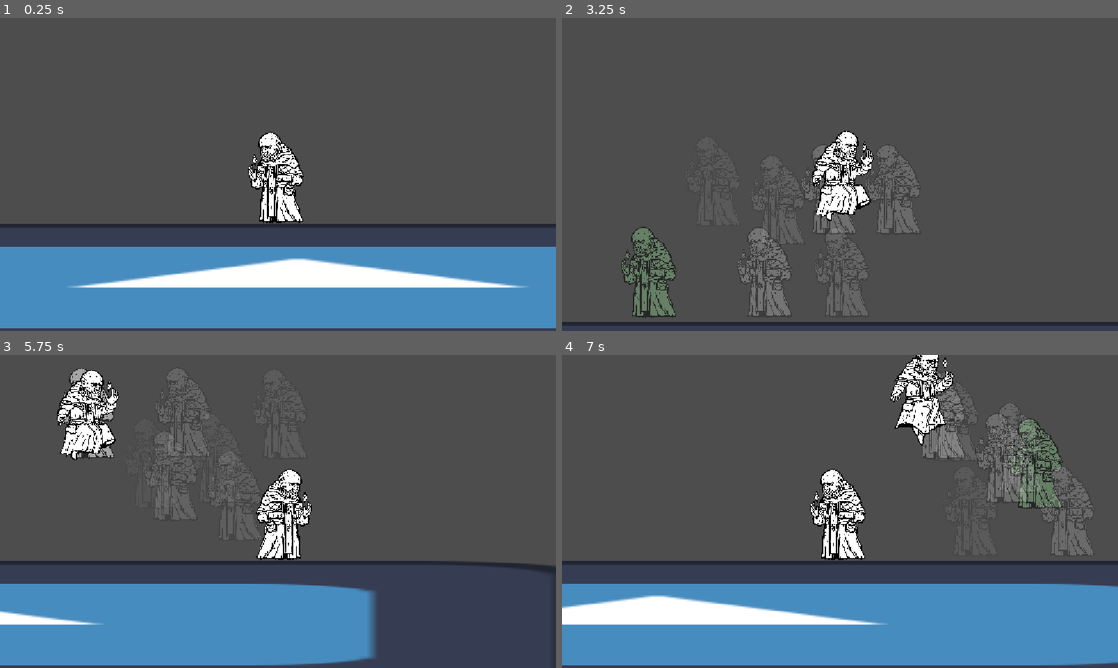
Above: before the commit, frames 1-4 (two rows, left to right).
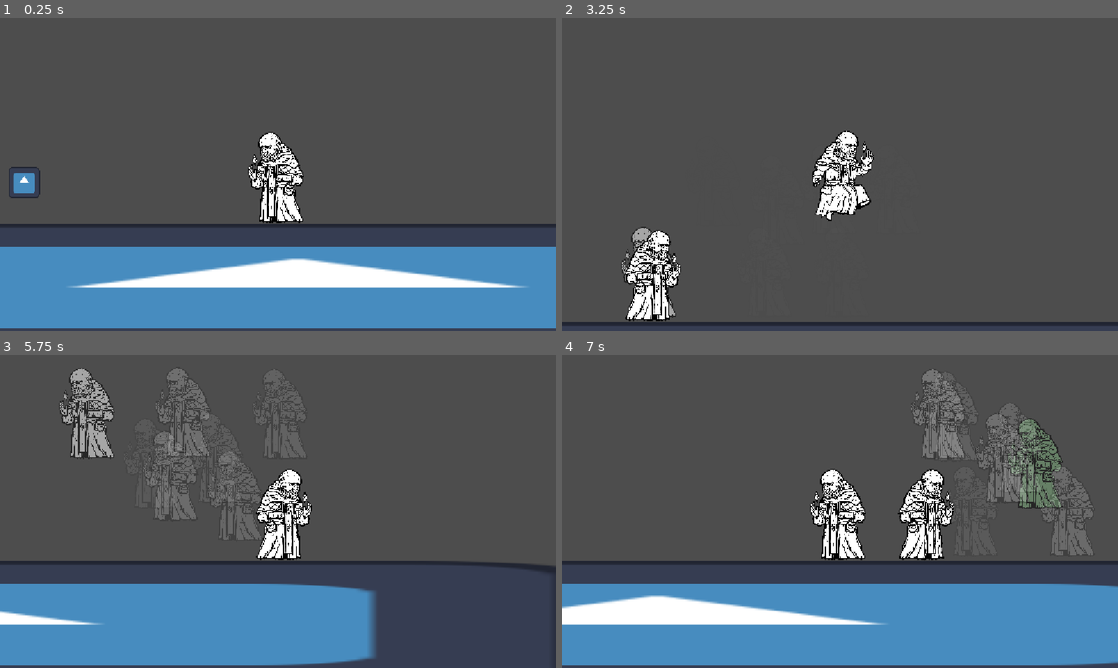
Above: after the commit, the same moments.

Repository: gostke/timeverns
Game: Godot game, scene res://levels/test_level.tscn
Same seed, same stepped clock (60 frames per second), same inputs: the game is played once before the commit and once after it. The engine's default icon, where the game draws it, is replaced by a stand-in: a white triangle on a blue panel in a dark square.
Inputs:
- Up to frame 1 (0.25 s): no input
- Up to frame 2 (3.25 s): hold D (right) 0.53-2.03 s; tap 1 (clone, bound only after the commit) at 0.6, 3.05 s; tap W (up) at 0.77, 1.07, 1.52, 1.82, 2.3, 2.85, 3.02 s; tap Q (clone, bound only before the commit) at 0.8, 1.35 s; tap E (use) at 1.55, 2.1 s; hold A (left) 2.03-2.78 s; hold D (right) from 2.78 s (still down)
- Up to frame 3 (5.75 s): tap W (up) at 3.32, 3.77, 4.07, 4.52, 4.82, 5.3 s; tap 1 (clone, bound only after the commit) at 3.6 s; tap Q (clone, bound only before the commit) at 3.8, 4.35 s; release D (right) at 4.28 s; hold A (left) 4.28-5.03 s; tap E (use) at 4.55, 5.1 s; hold D (right) from 5.03 s (still down)
- Up to frame 4 (7 s): release D (right) at 5.78 s; hold A (left) from 5.78 s (still down); tap 1 (clone, bound only after the commit) at 5.85 s; tap W (up) at 6.02, 6.32, 6.77 s; tap Q (clone, bound only before the commit) at 6.6 s

The runs differ from the first frame. In frame 1, 0.3% of the frame differs, in the area x 1-8%, y 47-58%; in frame 2, 4.7%, in the area x 10-65%, y 40-97%; in frame 3, 2.0%; in frame 4, 3.8%.

Commit message:
itemy

Diff:
--- a/item.gd
+++ /dev/null
@@ -1,2 +0,0 @@
-extends Area2D
-class_name Item
--- /dev/null
+++ b/items/item.gd
@@ -0,0 +1,9 @@
+@abstract
+extends RigidBody2D
+class_name Item
+
+var picked: bool = false
+
+@abstract func use() -> void
+@abstract func on_pick_up() -> void
+@abstract func on_put_down() -> void
--- a/items/item.tscn
+++ b/items/item.tscn
@@ -1,6 +1,6 @@
 [gd_scene load_steps=2 format=3 uid="uid://1yk5vumiqfye"]
 
-[ext_resource type="Script" uid="uid://bwxermarh82fy" path="res://item.gd" id="1_pxpuq"]
+[ext_resource type="Script" uid="uid://bwxermarh82fy" path="res://items/item.gd" id="1_pxpuq"]
 
 [node name="Item" type="Area2D"]
 script = ExtResource("1_pxpuq")
--- /dev/null
+++ b/items/test_item.gd
@@ -0,0 +1,10 @@
+extends Item
+
+func use() -> void:
+	print("used!")
+
+func on_pick_up() -> void:
+	print("picked up!")
+
+func on_put_down() -> void:
+	print("put down!")
--- /dev/null
+++ b/items/test_item.tscn
@@ -0,0 +1,18 @@
+[gd_scene load_steps=4 format=3 uid="uid://tfal2q2qqu0e"]
+
+[ext_resource type="Script" uid="uid://bsu5gtaicco51" path="res://items/test_item.gd" id="1_i8ldy"]
+[ext_resource type="Texture2D" uid="uid://bqxn11rl4ljcr" path="res://icon.svg" id="2_gw73d"]
+
+[sub_resource type="RectangleShape2D" id="RectangleShape2D_rx7pe"]
+size = Vector2(32, 32)
+
+[node name="TestItem" type="RigidBody2D"]
+collision_layer = 4
+script = ExtResource("1_i8ldy")
+
+[node name="Sprite2D" type="Sprite2D" parent="."]
+scale = Vector2(0.25, 0.25)
+texture = ExtResource("2_gw73d")
+
+[node name="CollisionShape2D" type="CollisionShape2D" parent="."]
+shape = SubResource("RectangleShape2D_rx7pe")
--- a/levels/template_level.tscn
+++ b/levels/template_level.tscn
@@ -3,3 +3,5 @@
 [node name="TemplateLevel" type="Node2D"]
 
 [node name="Entities" type="Node2D" parent="."]
+
+[node name="Items" type="Node2D" parent="."]
--- a/levels/test_level.tscn
+++ b/levels/test_level.tscn
@@ -1,8 +1,9 @@
-[gd_scene load_steps=5 format=3 uid="uid://dnmjf8ylqqjhr"]
+[gd_scene load_steps=6 format=3 uid="uid://dnmjf8ylqqjhr"]
 
 [ext_resource type="PackedScene" uid="uid://cwisekllj2ety" path="res://levels/template_level.tscn" id="1_46lwt"]
 [ext_resource type="Texture2D" uid="uid://bqxn11rl4ljcr" path="res://icon.svg" id="2_x25rp"]
 [ext_resource type="PackedScene" uid="uid://efahif683vjg" path="res://player/human.tscn" id="3_gmgay"]
+[ext_resource type="PackedScene" uid="uid://tfal2q2qqu0e" path="res://items/test_item.tscn" id="4_w7r7j"]
 
 [sub_resource type="WorldBoundaryShape2D" id="WorldBoundaryShape2D_46lwt"]
 
@@ -25,3 +26,6 @@
 [node name="Camera2D" type="Camera2D" parent="Human" index="3"]
 position = Vector2(0, -52)
 zoom = Vector2(2, 2)
+
+[node name="TestItem" parent="." index="4" instance=ExtResource("4_w7r7j")]
+position = Vector2(-283, -70)
--- /dev/null
+++ b/player/actions/action_drop_item.gd
@@ -0,0 +1,5 @@
+extends Action
+class_name ActionDropItem
+
+func use(human: Human) -> void:
+	human.item_picker.drop()
--- /dev/null
+++ b/player/actions/action_pick_item.gd
@@ -0,0 +1,5 @@
+extends Action
+class_name ActionPickItem
+
+func use(human: Human) -> void:
+	human.item_picker.pick_up()
--- /dev/null
+++ b/player/actions/action_use_item.gd
@@ -0,0 +1,5 @@
+extends Action
+class_name ActionUseItem
+
+func use(human: Human) -> void:
+	human.item_picker.use()
--- /dev/null
+++ b/player/flipper.gd
@@ -0,0 +1,15 @@
+extends Node2D
+class_name Flipper
+
+var flipped: bool = false:
+	set(val):
+		if val == flipped:
+			return
+		if val:
+			scale.x = -1
+		else:
+			scale.x = 1
+		flipped = val
+
+func flip(set_flip: bool) -> void:
+	flipped = set_flip
--- /dev/null
+++ b/player/flipper.tscn
@@ -0,0 +1,6 @@
+[gd_scene load_steps=2 format=3 uid="uid://c6joq0plpufyn"]
+
+[ext_resource type="Script" uid="uid://cvhxke66w1pbd" path="res://player/flipper.gd" id="1_o3bqh"]
+
+[node name="Flipper" type="Node2D"]
+script = ExtResource("1_o3bqh")
--- a/player/human.gd
+++ b/player/human.gd
@@ -18,6 +18,11 @@
 @onready var frame_count: int = int(clone_timer.wait_time * 50)
 var frames: Array[Frame]
 var curr_frame: int = 0
+
+@onready var flipper: Flipper = $Flipper
+@onready var item_picker: ItemPicker = $Flipper/ItemPicker
+
+signal on_loop_reset
 
 func _ready() -> void:
 	clone_timer.start()
@@ -42,8 +47,10 @@
 	if !is_zero_approx(velocity.x):
 		if velocity.x < 0:
 			sprite.flip_h = false
+			flipper.flip(false)
 		else:
 			sprite.flip_h = true
+			flipper.flip(true)
 		# sin
 		sprite.play("walk")
 	else:
@@ -75,6 +82,7 @@
 
 	movement(new_frame)
 	jumping(new_frame)
+	interacting(new_frame)
 
 	frames.push_back(new_frame)
 	if frames.size() >= frame_count:
@@ -96,11 +104,22 @@
 		new_action.use(self)
 		frame.add_action(new_action)
 
+func interacting(frame: Frame) -> void:
+	if Input.is_action_just_pressed("use"):
+		use_and_add_action(ActionPickItem.new(), frame)
+	if Input.is_action_just_pressed("drop"):
+		use_and_add_action(ActionDropItem.new(), frame)
+
+func use_and_add_action(action: Action, frame: Frame) -> void:
+	action.use(self)
+	frame.add_action(action)
+
 func handle_clone() -> void:
 	if frames.is_empty():
 		return
 	frames[curr_frame].run_actions(self)
 	curr_frame += 1
 	if curr_frame >= frame_count:
+		on_loop_reset.emit()
 		curr_frame = 0
 		global_position = frames[0].global_pos
--- a/player/human.tscn
+++ b/player/human.tscn
@@ -1,8 +1,10 @@
-[gd_scene load_steps=14 format=3 uid="uid://efahif683vjg"]
+[gd_scene load_steps=17 format=3 uid="uid://efahif683vjg"]
 
 [ext_resource type="Script" uid="uid://duohqmu5lvvv" path="res://player/human.gd" id="1_3kgn4"]
 [ext_resource type="Texture2D" uid="uid://b6s61xwevelc0" path="res://sprites/CHARACTER SPRITES.png" id="2_uuleo"]
 [ext_resource type="Script" uid="uid://tjdjrpe7ukdo" path="res://player/shadows.gd" id="3_uuleo"]
+[ext_resource type="PackedScene" uid="uid://c6joq0plpufyn" path="res://player/flipper.tscn" id="4_icdvv"]
+[ext_resource type="Script" uid="uid://bnmalnk8mg7bb" path="res://player/item_picker.gd" id="5_1ou5u"]
 
 [sub_resource type="AtlasTexture" id="AtlasTexture_uuleo"]
 atlas = ExtResource("2_uuleo")
@@ -84,6 +86,9 @@
 radius = 20.0
 height = 88.0
 
+[sub_resource type="RectangleShape2D" id="RectangleShape2D_uuleo"]
+size = Vector2(53, 85)
+
 [node name="Human" type="CharacterBody2D"]
 collision_layer = 2
 script = ExtResource("1_3kgn4")
@@ -100,7 +105,8 @@
 position = Vector2(1.9999998, -52)
 scale = Vector2(0.1, 0.1)
 sprite_frames = SubResource("SpriteFrames_vgf6f")
-animation = &"fall"
+animation = &"stand"
+autoplay = "stand"
 
 [node name="CollisionShape2D" type="CollisionShape2D" parent="."]
 position = Vector2(1, -46)
@@ -110,4 +116,18 @@
 wait_time = 3.0
 one_shot = true
 
+[node name="Flipper" parent="." instance=ExtResource("4_icdvv")]
+
+[node name="ItemPicker" type="Area2D" parent="Flipper"]
+collision_layer = 0
+collision_mask = 4
+script = ExtResource("5_1ou5u")
+
+[node name="Hand" type="Marker2D" parent="Flipper/ItemPicker"]
+position = Vector2(-28, -54)
+
+[node name="CollisionShape2D" type="CollisionShape2D" parent="Flipper/ItemPicker"]
+position = Vector2(-38.5, -46.5)
+shape = SubResource("RectangleShape2D_uuleo")
+
 [connection signal="timeout" from="CloneTimer" to="." method="_on_clone_timer_timeout"]
--- /dev/null
+++ b/player/item_picker.gd
@@ -0,0 +1,47 @@
+extends Area2D
+class_name ItemPicker
+
+@onready var hand: Marker2D = $Hand
+@onready var human: Human = $"../.."
+
+var item: Item = null
+
+func _ready() -> void:
+	human.on_loop_reset.connect(reset)
+
+func use_item() -> void:
+	if !item:
+		return
+	item.use()
+
+func pick_up() -> void:
+	var items:= get_overlapping_bodies()
+	if items.is_empty():
+		return
+	items.sort_custom(func(lhs, rhs):
+		return lhs.global_position.distance_to(human.global_position) > rhs.global_position.distance_to(human.global_position)
+		)
+	var new_item: Item = null
+	for it in items:
+		if !it.picked:
+			new_item = it
+			break
+	if !new_item:
+		return
+	item = new_item
+	item.reparent(hand)
+	item.global_position = hand.global_position
+	item.picked = true
+	item.freeze = true
+	item.on_pick_up()
+
+func drop() -> void:
+	if item:
+		item.reparent(get_tree().current_scene.get_node("Items"))
+		item.picked = false
+		item.freeze = false
+		item.apply_central_impulse(human.velocity * human.SPEED_MULTIPLIER)
+		item = null
+
+func reset() -> void:
+	drop()
--- a/project.godot
+++ b/project.godot
@@ -54,6 +54,11 @@
 }
 clone={
 "deadzone": 0.2,
+"events": [Object(InputEventKey,"resource_local_to_scene":false,"resource_name":"","device":-1,"window_id":0,"alt_pressed":false,"shift_pressed":false,"ctrl_pressed":false,"meta_pressed":false,"pressed":false,"keycode":0,"physical_keycode":49,"key_label":0,"unicode":49,"location":0,"echo":false,"script":null)
+]
+}
+drop={
+"deadzone": 0.2,
 "events": [Object(InputEventKey,"resource_local_to_scene":false,"resource_name":"","device":-1,"window_id":0,"alt_press …(192 unchanged characters)…
 ]
 }
Renamed: item.gd.uid -> items/item.gd.uid
Not shown, added: items/test_item.gd.uid
Not shown, added: music/puzzled past.wav.import
Not shown, added: music/szur1.wav.import
Not shown, added: music/szur2.wav.import
Not shown, added: music/szur3.wav.import
Not shown, added: music/szur4.wav.import
Not shown, added: player/actions/action_drop_item.gd.uid
Not shown, added: player/actions/action_pick_item.gd.uid
Not shown, added: player/actions/action_use_item.gd.uid
Not shown, added: player/flipper.gd.uid
Not shown, added: player/item_picker.gd.uid
